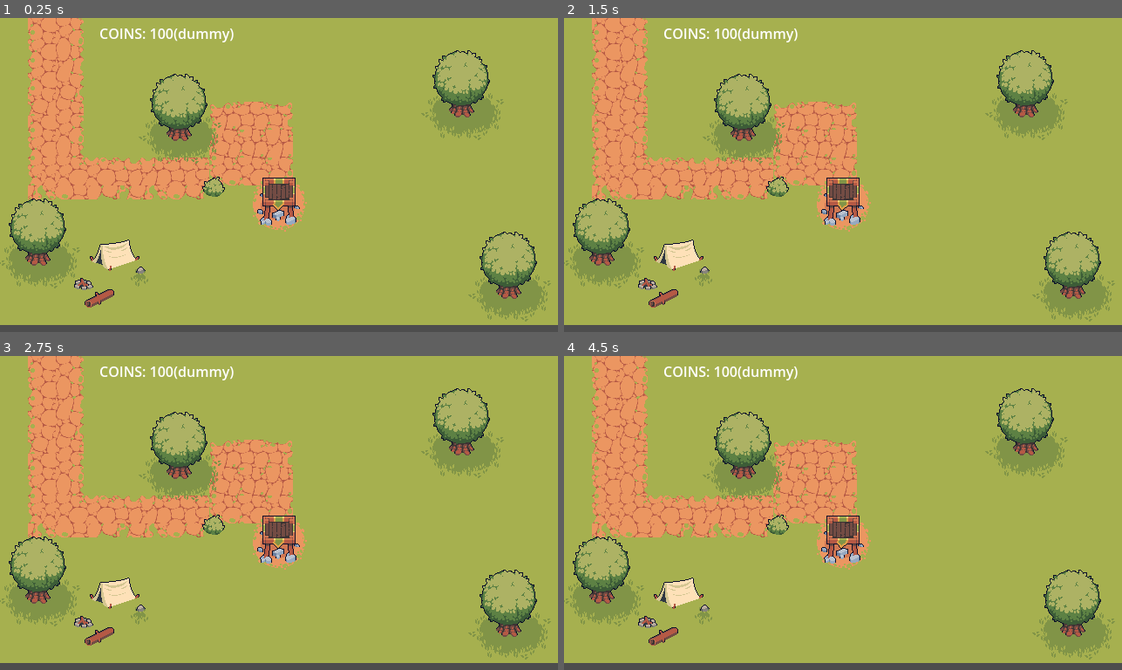
Above: before the commit, frames 1-4 (two rows, left to right).
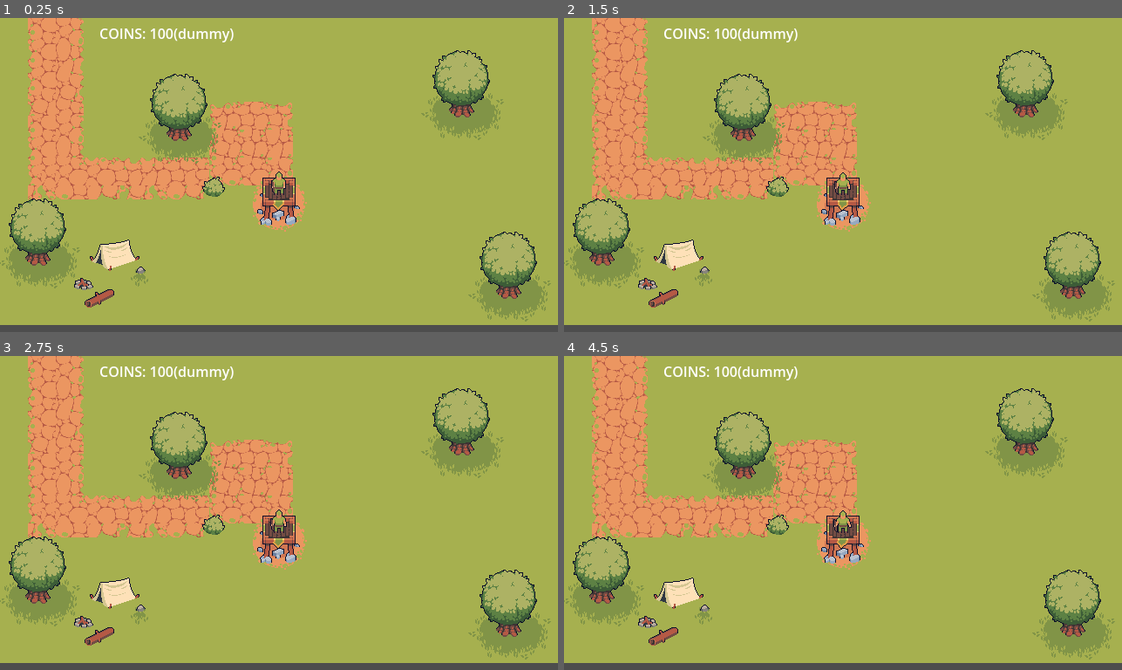
Above: after the commit, the same moments.

Repository: ButbkaDrug/easter_jam_with_ales
Game: Godot game, scene res://dev_main.tscn
Same seed, same stepped clock (60 frames per second), same inputs: the game is played once before the commit and once after it.
Inputs:
- Up to frame 1 (0.25 s): no input
- Up to frame 2 (1.5 s): no input
- Up to frame 3 (2.75 s): no input
- Up to frame 4 (4.5 s): tap Enter at 3.5 s

The runs differ from the first frame. In frame 1, 0.1% of the frame differs, in the area x 48-52%, y 48-57%; in frame 2, 0.1%; in frame 3, 0.1%; in frame 4, 0.1%, in the area x 48-52%, y 49-57%.

Commit message:
somethig changed?

Diff:
--- a/scenes/player/player.tscn
+++ b/scenes/player/player.tscn
@@ -89,11 +89,10 @@
 animation = &"idle"
 
 [node name="Archer" type="AnimatedSprite2D" parent="." unique_id=1193518914]
-visible = false
 position = Vector2(0, 15)
 sprite_frames = SubResource("SpriteFrames_qek5x")
 animation = &"idle"
-frame_progress = 0.39569247
+frame_progress = 0.7246294
 
 [node name="CollisionShape2D" type="CollisionShape2D" parent="." unique_id=2670758]
 position = Vector2(0.5, 37)
